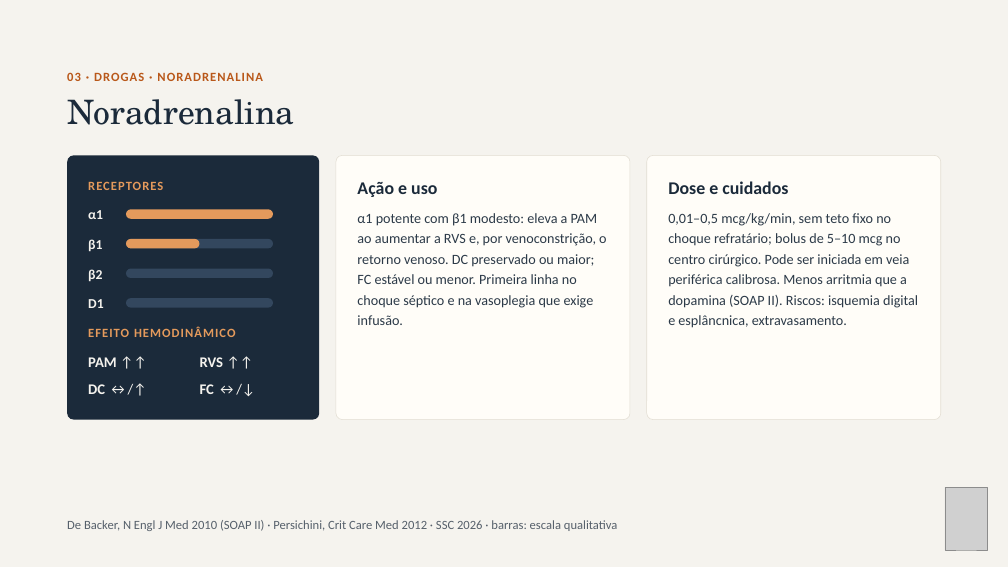
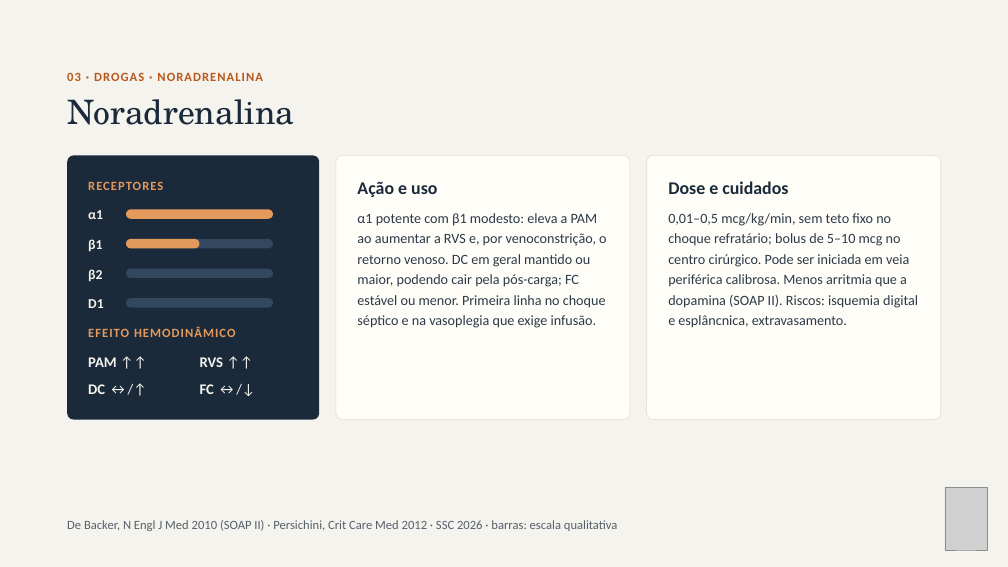
Before and after one commit to brunomoraesdubois-bit/Bruno, a slide deck: slide 7 of apresentacao/Aminas_Vasoativas.pptx. Drawn at 1008x567 pixels with LibreOffice and Linux fonts; fonts in the diff are those of the drawing; grey boxes stand for pictures. Boxes give left, top, right and bottom in pixels: in the first picture for what was removed or moved away, otherwise in the second. Text is boxed around its words. In the diff, an @@ line names an element or a change of style, - is before the commit and + after.

```diff
--- a/apresentacao/Aminas_Vasoativas.pptx
+++ b/apresentacao/Aminas_Vasoativas.pptx
@@ text at box(357, 213, 606, 328): text changed @@
-α1 potente com β1 modesto: eleva a PAM ao aumentar a RVS e, por venoconstrição, o retorno venoso. DC preservado ou maior; FC estável ou menor. Primeira linha no choque séptico e na vasoplegia que exige infusão.
+α1 potente com β1 modesto: eleva a PAM ao aumentar a RVS e, por venoconstrição, o retorno venoso. DC em geral mantido ou maior, podendo cair pela pós-carga; FC estável ou menor. Primeira linha no choque séptico e na vasoplegia que exige infusão.
```
Also in this commit, not shown: 7 other slides changed, 24 other files.
